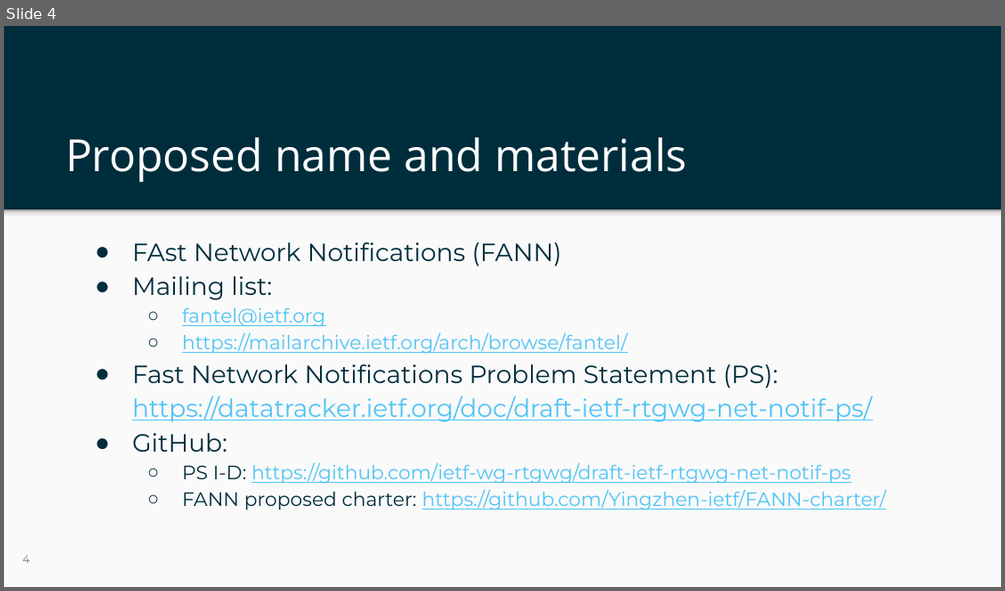
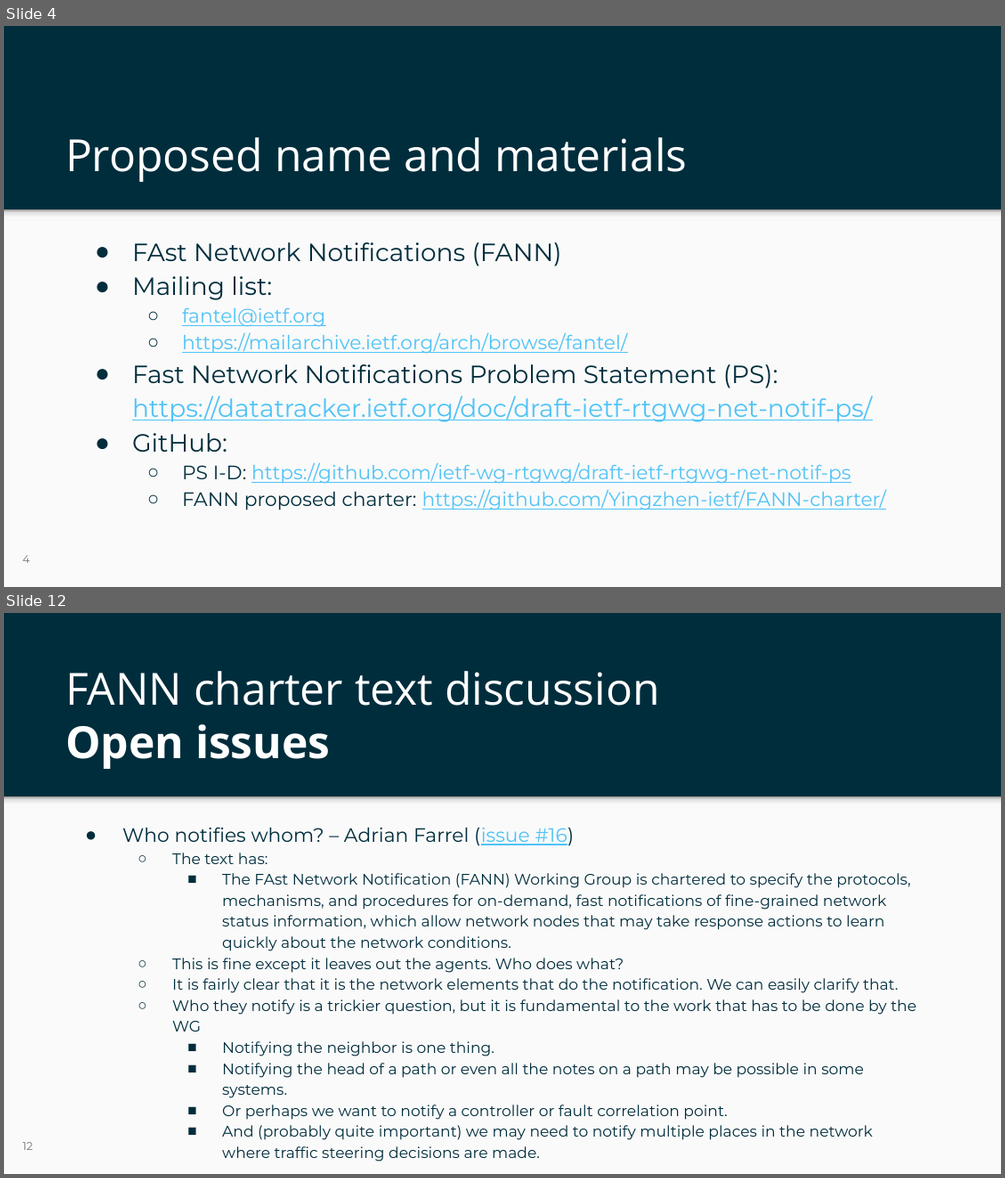
Before and after one commit to Yingzhen-ietf/FANN-charter, a slide deck: ietf-125-fann-slides.pptx. Shown one above the other, each under a label of ours: slide 4 before the commit, slides 4 and 12 after it; the slides between them are not shown. The pictures are 1005x591 and 1005x1178 pixels, drawn with LibreOffice and Linux fonts; fonts in the diff are those of the drawing; background and template pictures are left out. Boxes give left, top, right and bottom in pixels: in the first picture for what was removed or moved away, otherwise in the second. Text is boxed around its words. In the diff, an @@ line names an element or a change of style, - is before the commit and + after.

```diff
--- a/ietf-125-fann-slides.pptx
+++ b/ietf-125-fann-slides.pptx
@@ slide 12 added at bbox=[4, 613, 1001, 1174], background #002D3C; not listed: 2 template elements that a slide beside it also shows @@
@@ title added at bbox=[65, 671, 660, 769], 32 pt, text #FFFFFF @@
+FANN charter text discussion
+Open issues
@@ text added at bbox=[122, 827, 916, 1161], 11 pt, text #002D3C @@
+● Who notifies whom? – Adrian Farrel (issue #16)
+  ○ The text has:
+    ■ The FAst Network Notification (FANN) Working Group is chartered to specify the protocols, mechanisms, and procedures for on-demand, fast notifications of fine-grained network status information, which allow network nodes that may take response actions to learn quickly about the network conditions.
+  ○ This is fine except it leaves out the agents. Who does what?
+  ○ It is fairly clear that it is the network elements that do the notification. We can easily clarify that.
+  ○ Who they notify is a trickier question, but it is fundamental to the work that has to be done by the WG
+    ■ Notifying the neighbor is one thing.
+    ■ Notifying the head of a path or even all the notes on a path may be possible in some systems.
+    ■ Or perhaps we want to notify a controller or fault correlation point.
+    ■ And (probably quite important) we may need to notify multiple places in the network where traffic steering decisions are made.
@@ page number added at bbox=[23, 1142, 33, 1150], 8 pt, text #737373 @@
+12
```
Also in this commit, not shown: 7 slides changed, 7 other slides added.
